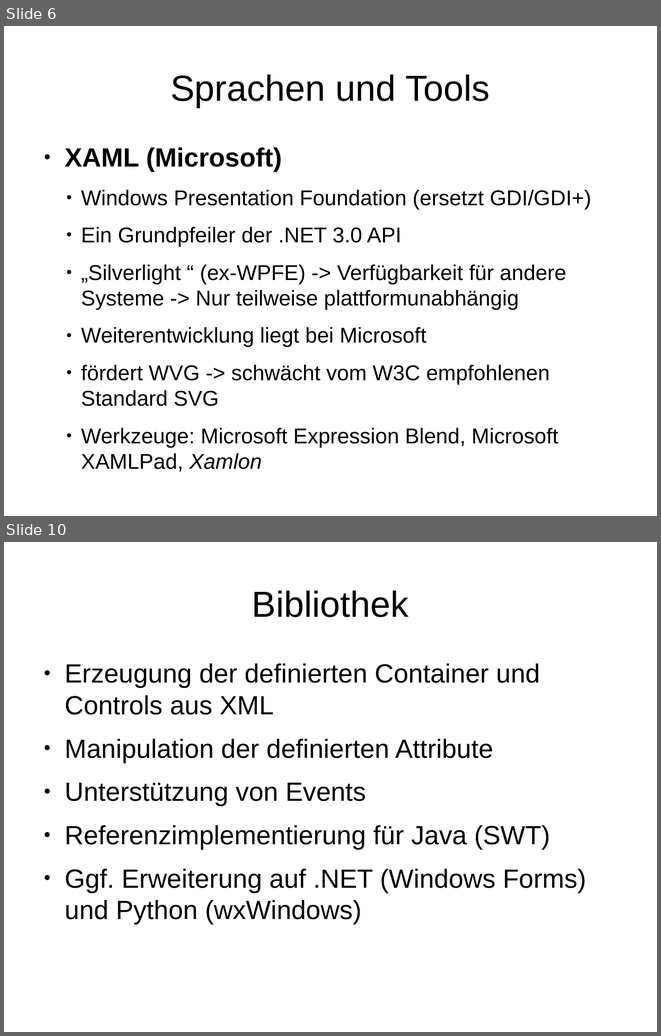
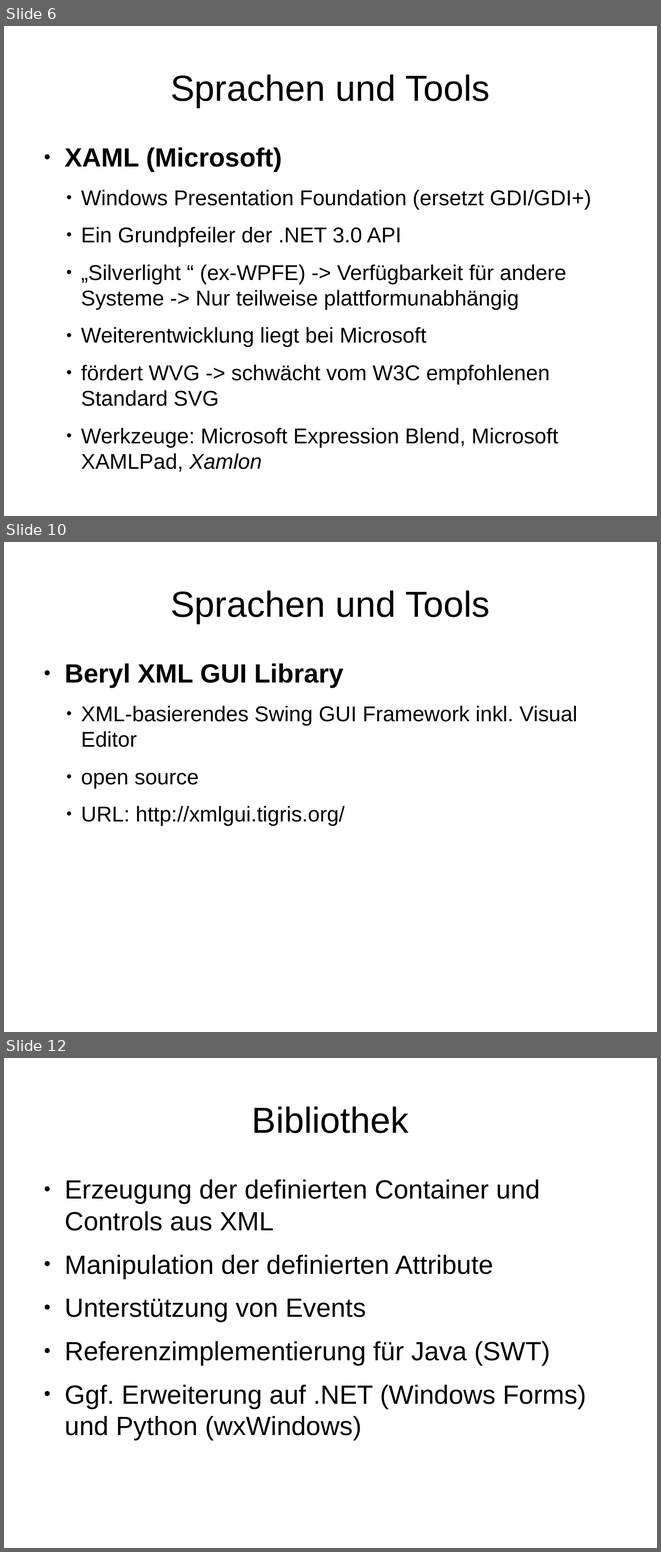
Before and after one commit to hheimbuerger/yaxgl, a slide deck: documents/Praesentationen/Praesentation XML-GUI.odp. Shown one above the other, each under a label of ours: slides 6 and 10 before the commit, slides 6, 10 and 12 after it; the slides between them are not shown. The pictures are 661x1036 and 661x1552 pixels, drawn with LibreOffice and Linux fonts; fonts in the diff are those of the drawing; background and template pictures are left out. Boxes give left, top, right and bottom in pixels: in the first picture for what was removed or moved away, otherwise in the second. Text is boxed around its words. In the diff, an @@ line names an element or a change of style, - is before the commit and + after.

```diff
--- a/documents/Praesentationen/Praesentation XML-GUI.odp
+++ b/documents/Praesentationen/Praesentation XML-GUI.odp
@@ slide 10 added at <box>4,542,657,1032</box>, background picture (left out) @@
@@ title added at <box>170,590,489,623</box>, 44 pt, text #000000 @@
+Sprachen und Tools
@@ text added at <box>64,663,577,826</box>, 26 pt, text #000000 @@
+● Beryl XML GUI Library
+● XML-basierendes Swing GUI Framework inkl. Visual Editor
+● open source
+● URL: http://xmlgui.tigris.org/
@@ what was slide 10 is now slide 12 @@
```
Also in this commit, not shown: 3 slides changed, 1 other slide added, 4 other files.
